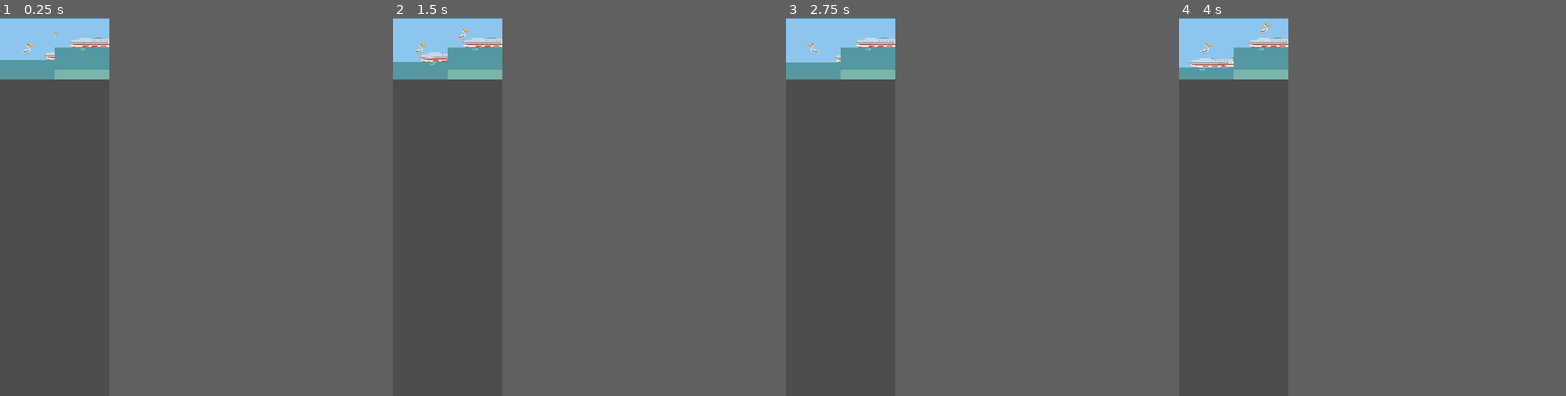
Above: before the commit, frames 1-4 (left to right).
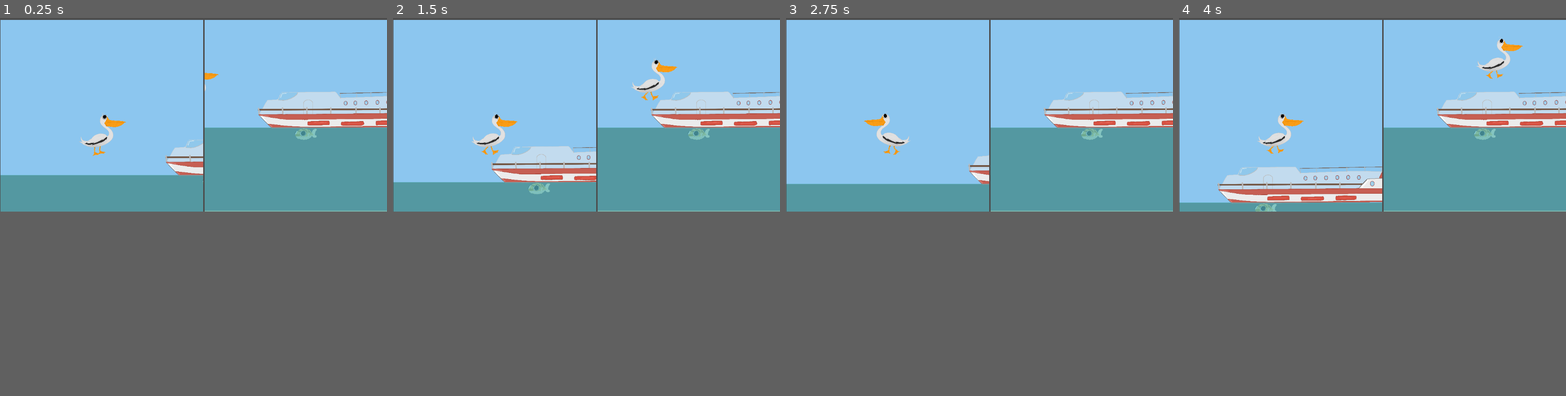
Above: after the commit, the same moments.

Repository: CISC204-S25/final-project-team-6
Game: Godot game, scene res://Game_scene.tscn
Same seed, same stepped clock (60 frames per second), same inputs: the game is played once before the commit and once after it.
Inputs:
- Up to frame 1 (0.25 s): no input
- Up to frame 2 (1.5 s): tap Enter at 0.5 s; hold D (BirdRight) from 0.53 s (still down); tap E (BirdPickup) at 0.6, 1.35 s; tap W (BirdUp) at 0.77 s
- Up to frame 3 (2.75 s): tap W (BirdUp) at 1.52 s; release D (BirdRight) at 2.03 s; hold A (BirdLeft) from 2.03 s (still down); tap E (BirdPickup) at 2.1 s
- Up to frame 4 (4 s): release A (BirdLeft) at 2.78 s; hold D (BirdRight) from 2.78 s (still down); tap E (BirdPickup) at 2.85, 3.6 s; tap W (BirdUp) at 3.02, 3.77 s
In our replay, the window is 226x781 before the commit and 800x400 after it. These sizes can differ from the game's own. Grey fills any space a smaller window leaves; there, only what the larger window draws over its background counts as a difference.

The runs differ from the first frame. In frame 1, 29% of the frame differs, in the area x 0-100%, y 0-52%; in frame 2, 30%; in frame 3, 28%; in frame 4, 29%.

Commit message:
Changing the view port again

Diff:
--- a/final-project/project.godot
+++ b/final-project/project.godot
@@ -17,10 +17,8 @@
 
 [display]
 
-window/size/viewport_width=5800
-window/size/viewport_height=4000
-window/size/viewport_width=1158
-window/size/initial_position_type=0
+window/size/viewport_width=1100
+window/size/viewport_height=550
 window/stretch/mode="canvas_items"
 
 [input]
